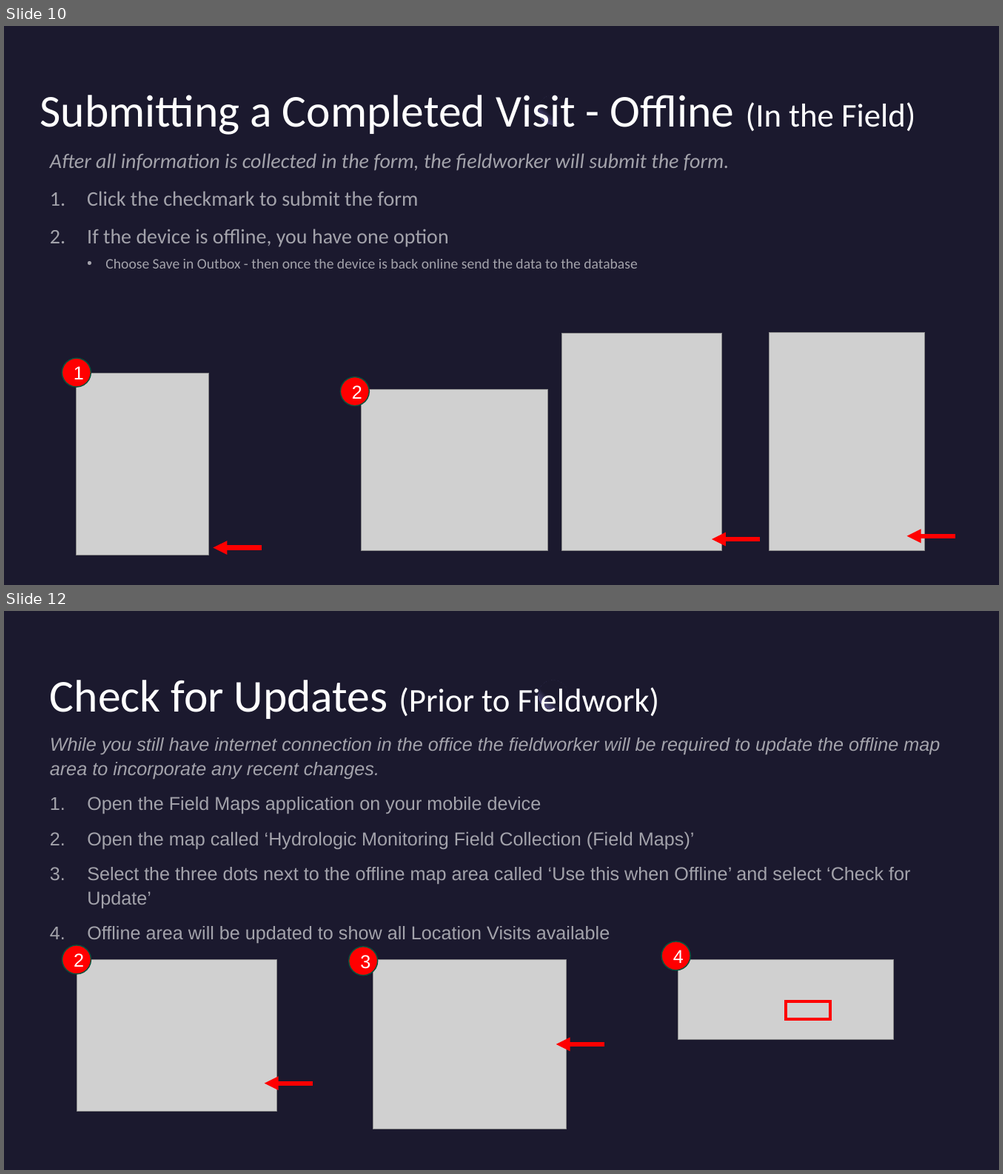
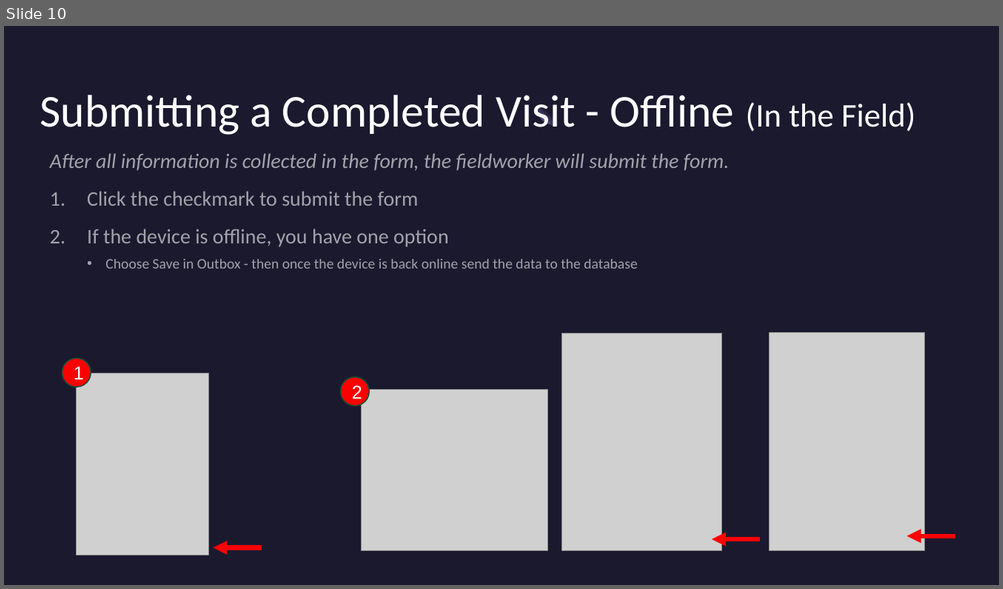
Before and after one commit to NWFWMD-IT/Hydrologic-Monitoring-Project, a slide deck: documents/user_guides/Hydrologic-Monitoring-Project-Fieldwork-Instructions.pptx. Shown one above the other, each under a label of ours: slides 10 and 12 before the commit, slide 10 after it; the slides between them are not shown. The pictures are 1003x1174 and 1003x589 pixels, drawn with LibreOffice and Linux fonts; fonts in the diff are those of the drawing; grey boxes stand for pictures. Boxes give left, top, right and bottom in pixels: in the first picture for what was removed or moved away, otherwise in the second. Text is boxed around its words. In the diff, an @@ line names an element or a change of style, - is before the commit and + after.

Commit message:
Removed the Field Maps section

```diff
--- a/documents/user_guides/Hydrologic-Monitoring-Project-Fieldwork-Instructions.pptx
+++ b/documents/user_guides/Hydrologic-Monitoring-Project-Fieldwork-Instructions.pptx
@@ slide 12 removed at (4,611,999,1170), background #1B192E; not listed: 1 template element that a slide beside it also shows @@
@@ title removed at (50,680,660,719) @@
-Check for Updates (Prior to Fieldwork)
@@ text removed at (50,738,939,943) @@
-While you still have internet connection in the office the fieldworker will be required to update the offline map area to incorporate any recent changes.
-1. Open the Field Maps application on your mobile device
-2. Open the map called ‘Hydrologic Monitoring Field Collection (Field Maps)’
-3. Select the three dots next to the offline map area called ‘Use this when Offline’ and select ‘Check for Update’
-4. Offline area will be updated to show all Location Visits available
@@ ellipse removed at (661,942,691,971) @@
-4
@@ ellipse removed at (62,945,91,974) @@
-2
@@ picture removed at (77,960,276,1112) @@
@@ ellipse removed at (349,947,378,976) @@
-3
@@ picture removed at (373,960,566,1130) @@
@@ picture removed at (677,960,893,1040) @@
@@ rectangle removed at (786,1002,831,1020) @@
@@ arrow removed from (604, 1045) to (556, 1045) @@
@@ freeform shape removed at (460,1067,528,1135) @@
@@ arrow removed from (313, 1084) to (264, 1084) @@
```
Also in this commit, not shown: 3 other slides removed.
